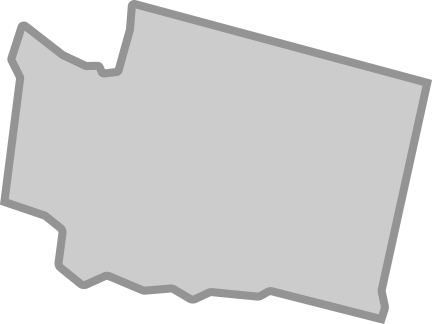
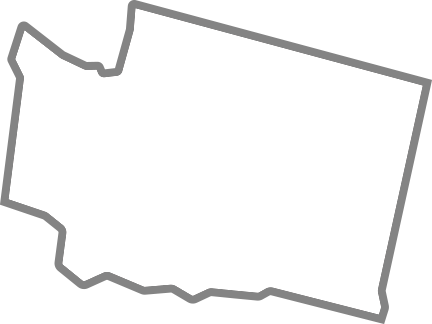
The second 432×324 image is a revision of the first. Changes to its layers:
pixels changed over [0, 0, 432, 324] (layer not identified)
